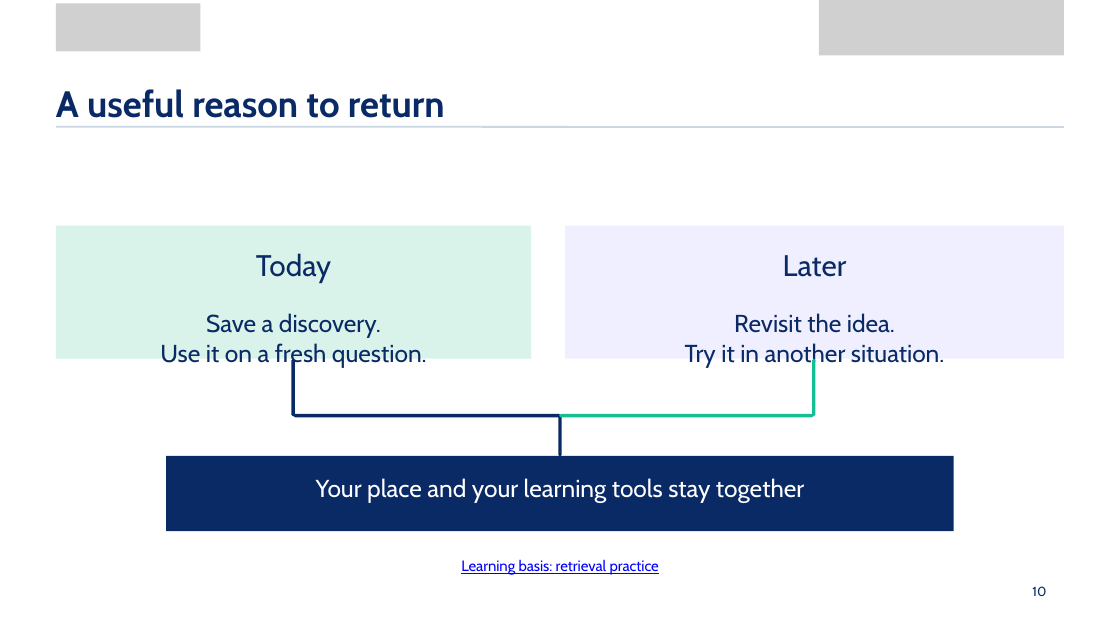
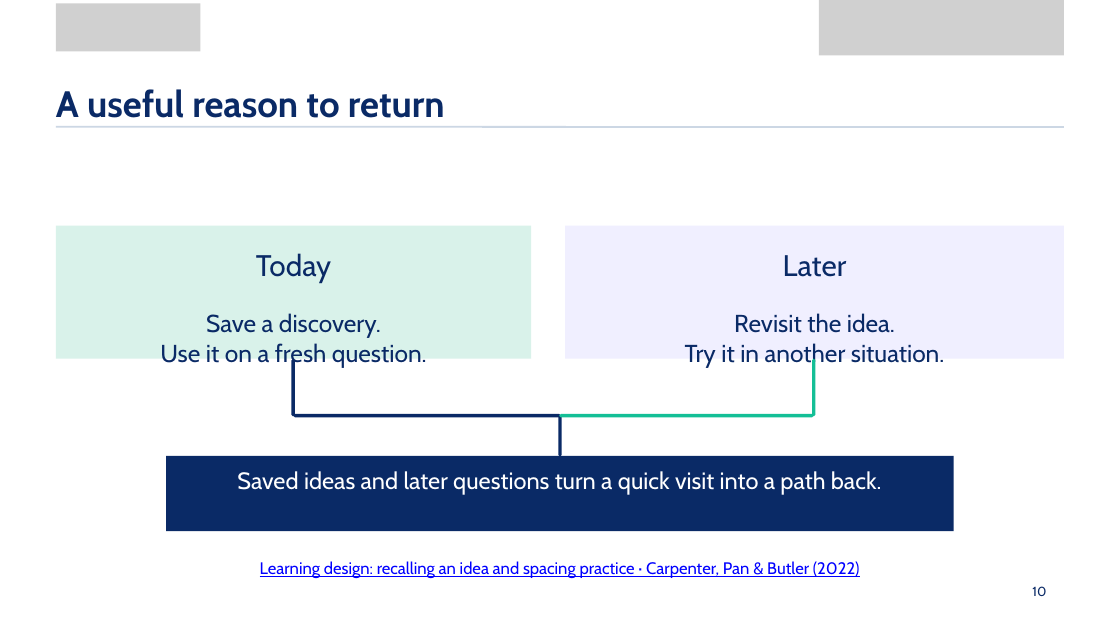
Before and after one commit to KhanAcademy-Backtrack/KhanAcademy-Backtrack-Demo, a slide deck: slide 10 of output/submission/Dunlo_KEIC_2026_Editable.pptx. Drawn at 1120x630 pixels with LibreOffice and Linux fonts; fonts in the diff are those of the drawing; grey boxes stand for pictures; background and template pictures are left out. Boxes give left, top, right and bottom in pixels: in the first picture for what was removed or moved away, otherwise in the second. Text is boxed around its words. In the diff, an @@ line names an element or a change of style, - is before the commit and + after.

```diff
--- a/output/submission/Dunlo_KEIC_2026_Editable.pptx
+++ b/output/submission/Dunlo_KEIC_2026_Editable.pptx
@@ text at bbox=[237, 471, 882, 495]: text changed; size 21 to 20.2 pt @@
-Your place and your learning tools stay together
+Saved ideas and later questions turn a quick visit into a path back.
@@ text at bbox=[260, 561, 860, 578]: text changed; size 12.8 to 14.2 pt @@
-Learning basis: retrieval practice
+Learning design: recalling an idea and spacing practice · Carpenter, Pan & Butler (2022)
```
Also in this commit, not shown: 7 other slides changed, 4 slides added, 4 slides removed, 5 other files.
